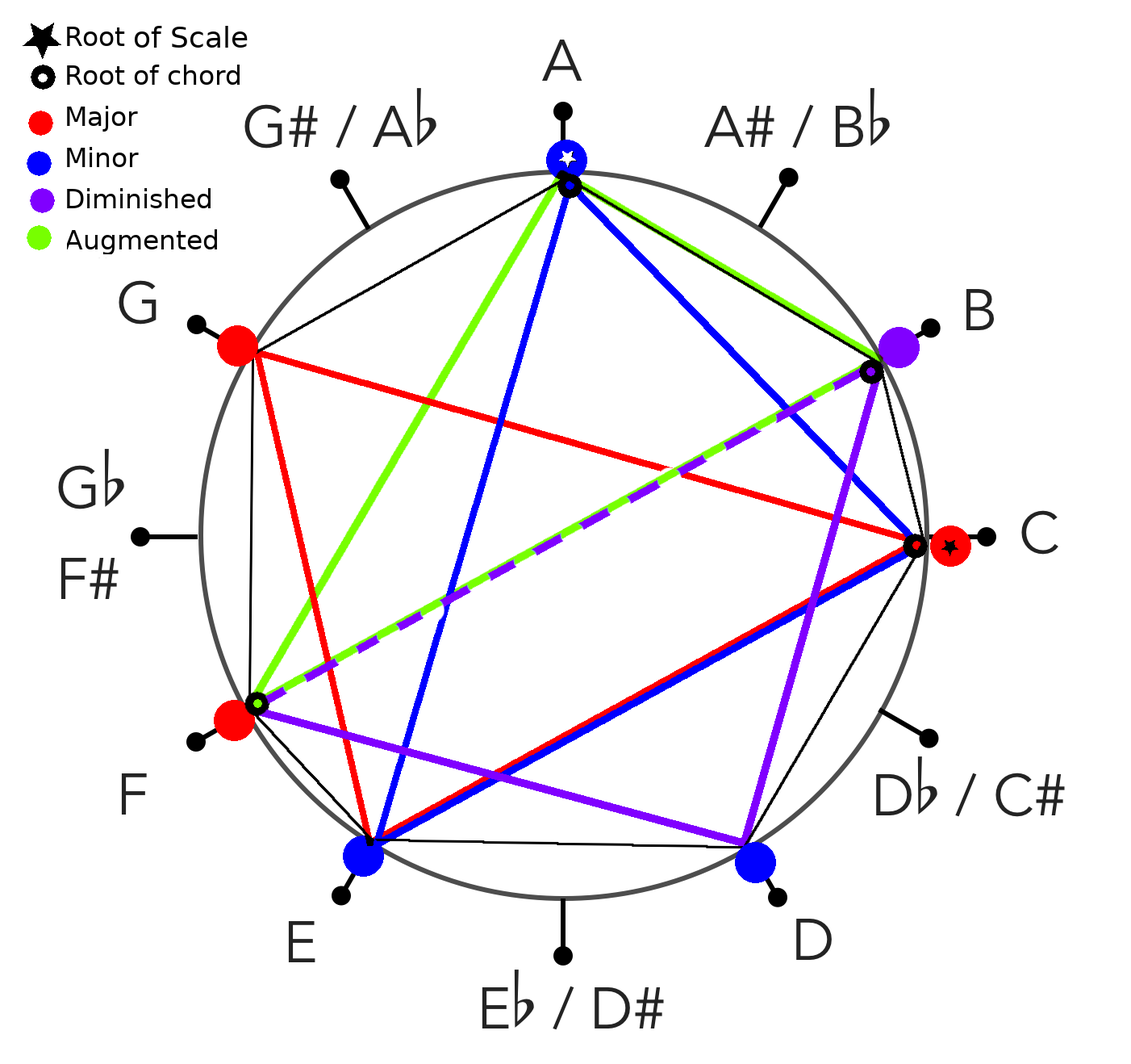
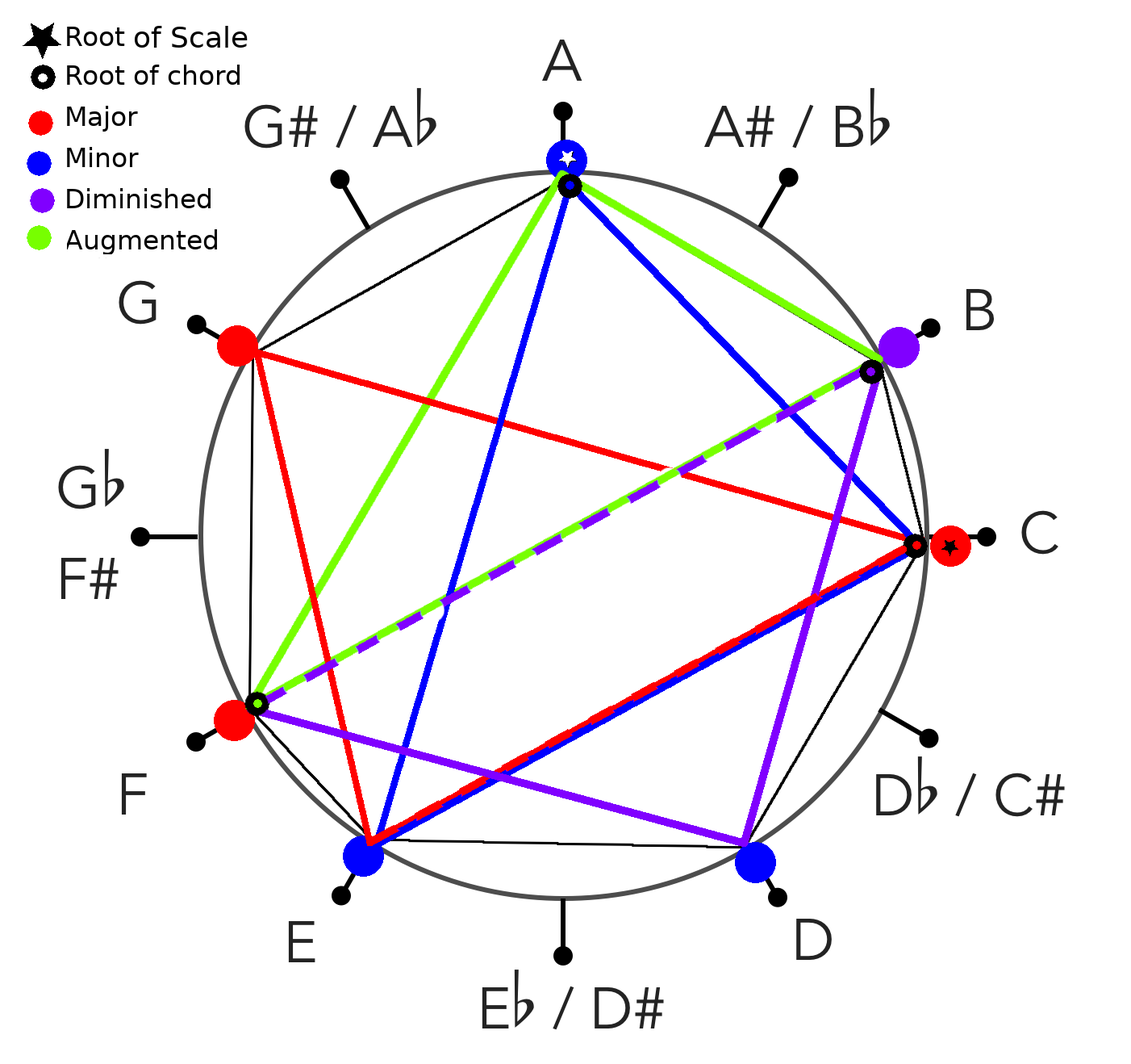
Before/after of a 1131 x 1064 layered artwork. What changed in the layer stack:
renamed "ChordForms" to "Triads", blend multiply → normal, painted on it over [245, 169, 925, 847]
